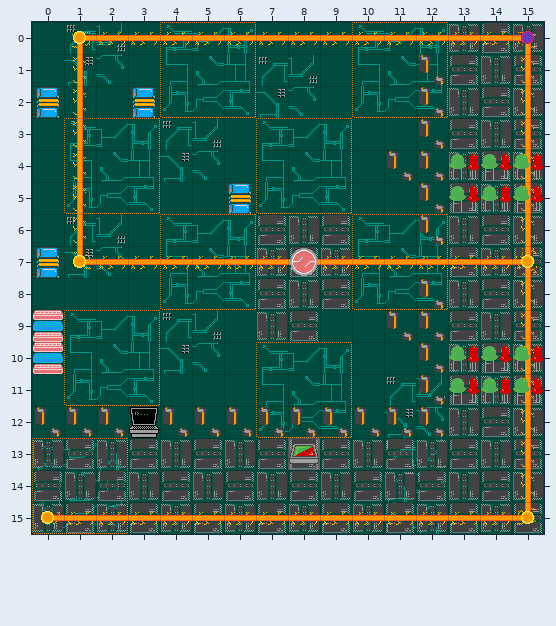
Level history. Tiled map: assets/tile/level2.tmx. This is how it looked before the edit.
Cells are 32x32 px. Shown: x 0..15, y 0..15.
After the commit:
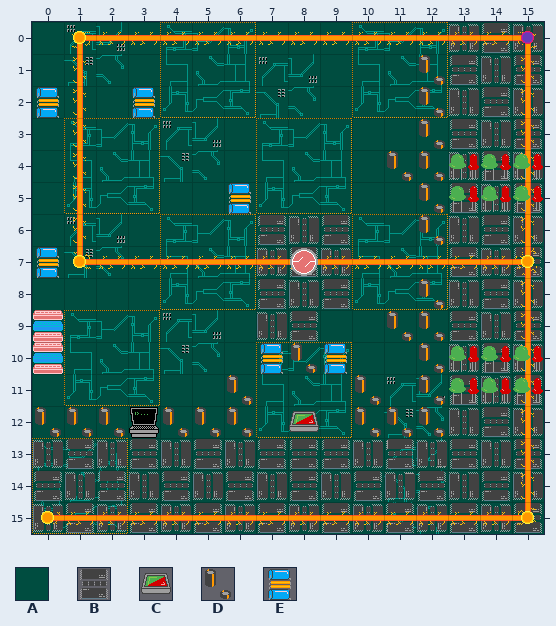
Key: from "boardArt": A 13, B 17, C 28, D 31, E 33.
_ is an empty cell.
Tiles replaced or removed in this view: B, C, D.
The exact change:
Changed rows in their new state; . is an unchanged cell.
Layer "background":
first column x 8:
13 A
Layer "ground":
first column x 8:
12 C
13 B
Layer "decorations":
first column x 6:
10 .EDE.
11 D...D
12 .___.
Where, in picture pixels (left, top, right, bottom), the same in both pictures:
changed: (227, 343, 381, 470)
